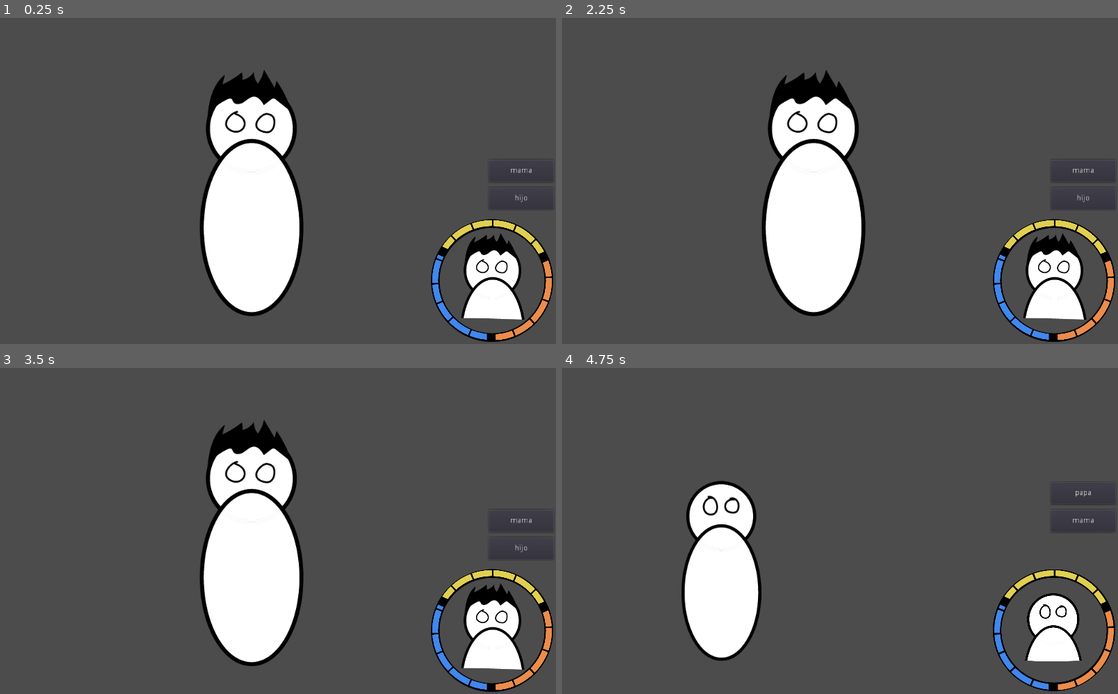
Above: before the commit, frames 1-4 (two rows, left to right).
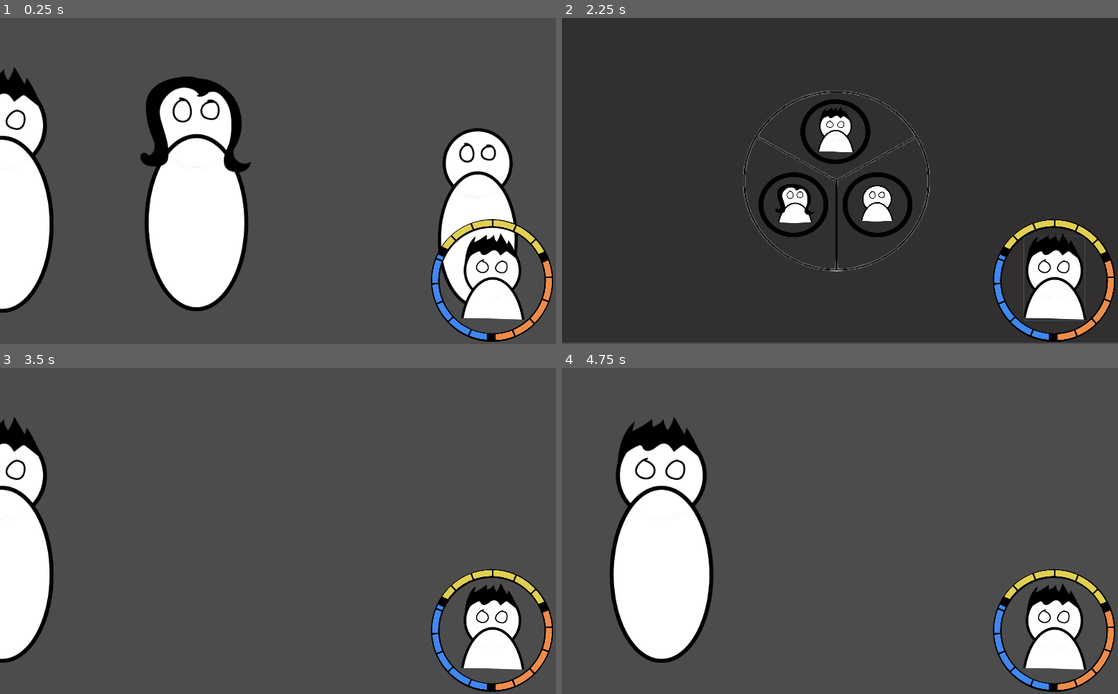
Above: after the commit, the same moments.

Repository: Arrotla/Juego_Espacio
Game: Godot game, scene res://scenes/General.tscn
The game is run twice, just before and just after one commit, with the same random seed, the same clock (stepped at 60 frames per second) and the same inputs.
Inputs (mouse positions are in pixels of both pictures, inside the frame that each line leads up to):
- Up to frame 1 (0.25 s): no input
- Up to frame 2 (2.25 s): click (1084, 171) at 0.5 s, where only the run before the commit has a clickable "mama"; click (1084, 141) at 1.25 s, where only the run before the commit has a clickable "papa"; click (1056, 278) at 2.02 s
- Up to frame 3 (3.5 s): click (278, 482) at 2.77 s
- Up to frame 4 (4.75 s): click (1084, 547) at 3.5 s, where only the run before the commit has a clickable "hijo"; tap Enter at 4.25 s; hold D (right) from 4.28 s (still down)

The runs differ from the first frame. In frame 1, 26% of the frame differs, in the area x 0-99%, y 14-92%; in frame 2, 92%, in the area x 0-100%, y 0-100%; in frame 3, 17%; in frame 4, 16%.

Commit message:
nuevo selector de personaje provisorio

Diff:
--- a/scenes/General.tscn
+++ b/scenes/General.tscn
@@ -7,22 +7,95 @@
 [ext_resource path="res://scenes/Icon_Papa.tscn" type="PackedScene" id=5]
 [ext_resource path="res://scenes/Icon_Mama.tscn" type="PackedScene" id=6]
 [ext_resource path="res://scenes/Icon_Hijo.tscn" type="PackedScene" id=7]
+[ext_resource path="res://Assets/Prototipo/Iconos de los personajes/Papa.png" type="Texture" id=8]
+[ext_resource path="res://Assets/Prototipo/Iconos de los personajes/Mama.png" type="Texture" id=9]
+[ext_resource path="res://Assets/Prototipo/Iconos de los personajes/Hijo.png" type="Texture" id=10]
+[ext_resource path="res://Assets/Prototipo/png/imagen_2021-09-03_141150_adobespark.png" type="Texture" id=11]
+
+[sub_resource type="StyleBoxFlat" id=1]
+bg_color = Color( 0.105882, 0.0941176, 0.0941176, 0.545098 )
 
 [node name="General" type="Node2D"]
 script = ExtResource( 1 )
 
+[node name="RadialMenu" type="Control" parent="."]
+visible = false
+margin_right = 40.0
+margin_bottom = 40.0
+rect_scale = Vector2( 25.8255, 14.9476 )
+__meta__ = {
+"_edit_use_anchors_": false
+}
+
+[node name="Panel" type="Panel" parent="RadialMenu"]
+anchor_right = 1.0
+anchor_bottom = 1.0
+custom_styles/panel = SubResource( 1 )
+
+[node name="Circle" type="Control" parent="RadialMenu"]
+margin_right = 40.0
+margin_bottom = 40.0
+__meta__ = {
+"_edit_use_anchors_": false
+}
+
+[node name="imagen_2021-09-03_141150_adobespark" type="Sprite" parent="RadialMenu/Circle"]
+position = Vector2( 19.5715, 20.0606 )
+scale = Vector2( 0.06, 0.1 )
+texture = ExtResource( 11 )
+
+[node name="icons" type="Control" parent="RadialMenu/Circle"]
+margin_left = 0.365482
+margin_top = -0.189436
+margin_right = 40.3655
+margin_bottom = 39.8106
+__meta__ = {
+"_edit_use_anchors_": false
+}
+
+[node name="Papa" type="TextureButton" parent="RadialMenu/Circle/icons"]
+margin_left = 17.0517
+margin_top = 10.0893
+margin_right = 22.0517
+margin_bottom = 18.0893
+texture_normal = ExtResource( 8 )
+expand = true
+__meta__ = {
+"_edit_use_anchors_": false
+}
+
+[node name="Mama" type="TextureButton" parent="RadialMenu/Circle/icons"]
+margin_left = 14.318
+margin_top = 19.0819
+margin_right = 19.318
+margin_bottom = 27.0819
+texture_normal = ExtResource( 9 )
+expand = true
+__meta__ = {
+"_edit_use_anchors_": false
+}
+
+[node name="Hijo" type="TextureButton" parent="RadialMenu/Circle/icons"]
+margin_left = 20.0791
+margin_top = 19.4565
+margin_right = 25.0791
+margin_bottom = 27.4565
+texture_normal = ExtResource( 10 )
+expand = true
+__meta__ = {
+"_edit_use_anchors_": false
+}
+
 [node name="personajes" type="Node" parent="."]
 
 [node name="Papa_Move" parent="personajes" instance=ExtResource( 2 )]
-position = Vector2( 463.232, 321.902 )
+position = Vector2( 360, 316 )
 
 [node name="Mama_Move" parent="personajes" instance=ExtResource( 3 )]
-visible = false
-position = Vector2( 821.635, 323.003 )
+position = Vector2( 360, 324 )
 
 [node name="Hijo_Move" parent="personajes" instance=ExtResource( 4 )]
-visible = false
-position = Vector2( 113.589, 373.359 )
+position = Vector2( 880, 368 )
 
 [node name="GUI" type="CanvasLayer" parent="."]
 pause_mode = 2
@@ -35,32 +108,12 @@
 [node name="Icon_Hijo" parent="GUI" instance=ExtResource( 7 )]
 visible = false
 
-[node name="Mama" type="Button" parent="GUI"]
-margin_left = 900.0
-margin_top = 260.917
-margin_right = 1020.0
-margin_bottom = 301.917
-text = "mama"
-__meta__ = {
-"_edit_use_anchors_": false
-}
-
-[node name="Papa" type="Button" parent="GUI"]
-margin_left = 900.0
-margin_top = 210.005
-margin_right = 1020.0
-margin_bottom = 251.005
-text = "papa"
-__meta__ = {
-"_edit_use_anchors_": false
-}
-
-[node name="Hijo" type="Button" parent="GUI"]
-margin_left = 900.0
-margin_top = 312.465
-margin_right = 1020.0
-margin_bottom = 353.465
-text = "hijo"
+[node name="cambiarpersonaje" type="Button" parent="GUI"]
+margin_left = 849.951
+margin_top = 401.0
+margin_right = 963.951
+margin_bottom = 558.0
+flat = true
 __meta__ = {
 "_edit_use_anchors_": false
 }
@@ -68,6 +121,7 @@
 [node name="Camera2D" type="Camera2D" parent="."]
 position = Vector2( 517.918, 296.334 )
 
-[connection signal="pressed" from="GUI/Mama" to="." method="_on_Button_pressed"]
-[connection signal="pressed" from="GUI/Papa" to="." method="_on_Papa_pressed"]
-[connection signal="pressed" from="GUI/Hijo" to="." method="_on_Hijo_pressed"]
+[connection signal="pressed" from="RadialMenu/Circle/icons/Papa" to="." method="_on_Papa_pressed"]
+[connection signal="pressed" from="RadialMenu/Circle/icons/Mama" to="." method="_on_Mama_pressed"]
+[connection signal="pressed" from="RadialMenu/Circle/icons/Hijo" to="." method="_on_Hijo_pressed"]
+[connection signal="pressed" from="GUI/cambiarpersonaje" to="." method="_on_cambiarpersonaje_pressed"]
--- /dev/null
+++ b/scenes/radial_menu_person.tscn
@@ -0,0 +1,30 @@
+[gd_scene load_steps=2 format=2]
+
+[ext_resource path="res://Assets/Prototipo/png/imagen_2021-09-03_141150_adobespark.png" type="Texture" id=1]
+
+[node name="0" type="Control"]
+anchor_left = 0.5
+anchor_top = 0.5
+anchor_right = 0.5
+anchor_bottom = 0.5
+margin_left = -20.0
+margin_top = -20.0
+margin_right = 20.0
+margin_bottom = 20.0
+
+[node name="TextureButton" type="TextureButton" parent="."]
+anchor_left = 0.5
+anchor_top = 0.5
+anchor_right = 0.5
+anchor_bottom = 0.5
+margin_left = -60.1289
+margin_top = -69.0371
+margin_right = 4602.87
+margin_bottom = 2841.96
+rect_scale = Vector2( 0.0241047, 0.0389213 )
+texture_normal = ExtResource( 1 )
+texture_pressed = ExtResource( 1 )
+texture_hover = ExtResource( 1 )
+__meta__ = {
+"_edit_use_anchors_": false
+}
--- a/scripts/Personajes.gd
+++ b/scripts/Personajes.gd
@@ -1,19 +1,7 @@
 extends Node
 
 func _ready():
-	$GUI/Papa.hide()
-
-
-func _on_Button_pressed():
-	$personajes/Papa_Move.hide()
-	$GUI/Icon_Papa.hide()
-	$personajes/Hijo_Move.hide()
-	$GUI/Icon_Hijo.hide()
-	$personajes/Mama_Move.show()
-	$GUI/Icon_Mama.show()
-	$GUI/Mama.hide()
-	$GUI/Papa.show()
-	$GUI/Hijo.show()
+	$RadialMenu.hide()
 
 func _on_Papa_pressed():
 	$personajes/Papa_Move.show()
@@ -22,9 +10,7 @@
 	$GUI/Icon_Hijo.hide()
 	$personajes/Mama_Move.hide()
 	$GUI/Icon_Mama.hide()
-	$GUI/Mama.show()
-	$GUI/Papa.hide()
-	$GUI/Hijo.show()
+	$RadialMenu.hide()
 
 func _on_Hijo_pressed():
 	$personajes/Papa_Move.hide()
@@ -33,6 +19,19 @@
 	$GUI/Icon_Hijo.show()
 	$personajes/Mama_Move.hide()
 	$GUI/Icon_Mama.hide()
-	$GUI/Mama.show()
-	$GUI/Papa.show()
-	$GUI/Hijo.hide()
+	$RadialMenu.hide()
+
+func _on_Mama_pressed():
+	$personajes/Papa_Move.hide()
+	$GUI/Icon_Papa.hide()
+	$personajes/Hijo_Move.hide()
+	$GUI/Icon_Hijo.hide()
+	$personajes/Mama_Move.show()
+	$GUI/Icon_Mama.show()
+	$RadialMenu.hide()
+
+func _on_cambiarpersonaje_pressed():
+	$RadialMenu.show()
+	$personajes/Papa_Move.hide()
+	$personajes/Hijo_Move.hide()
+	$personajes/Mama_Move.hide()
Binary file added: Assets/Prototipo/png/imagen_2021-09-03_141150_adobespark.png
Not shown, added: Assets/Prototipo/png/imagen_2021-09-03_141150_adobespark.png.import
Not shown: 1 places in scenes/General.tscn that only renumber resources
